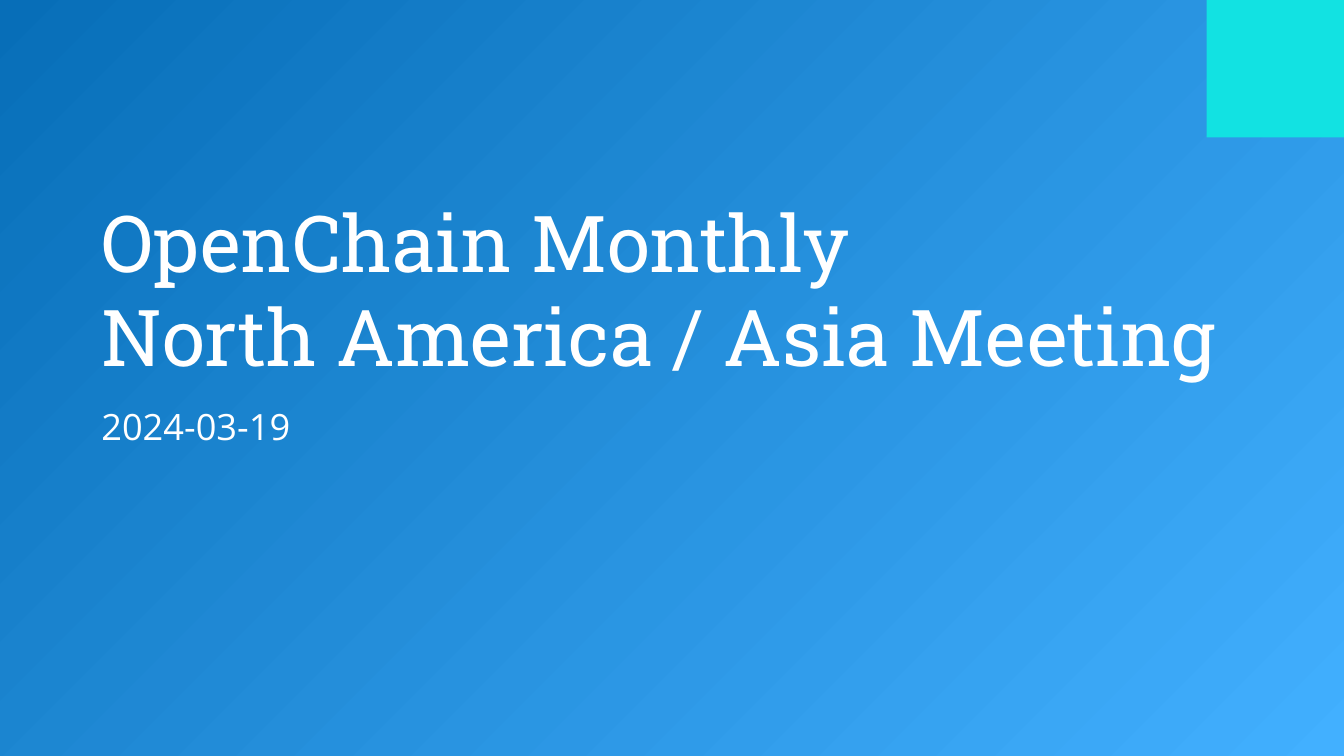
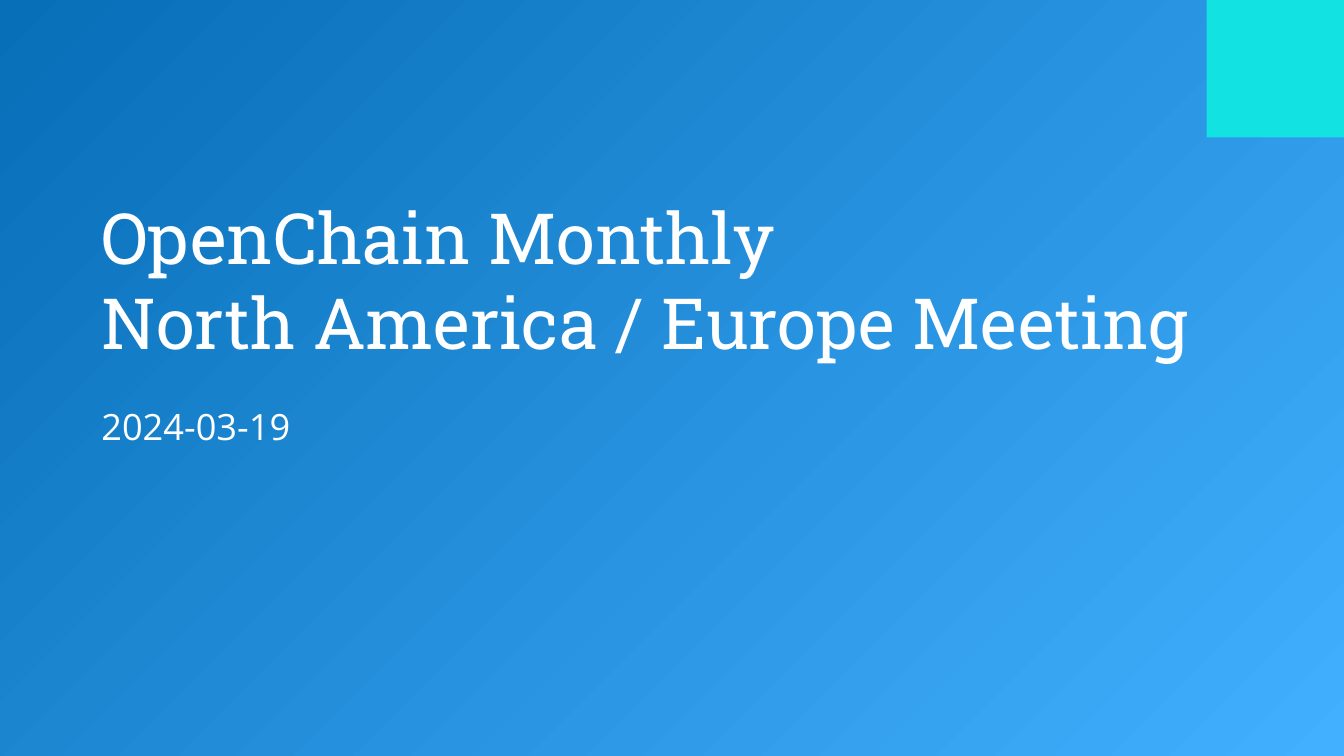
Before and after one commit to OpenChain-Project/Meeting-Slides, a slide deck: slide 1 of Slides/OpenChain-Monthly-Meeting-2024-03-19.pptx. Drawn at 1344x756 pixels with LibreOffice and Linux fonts; fonts in the diff are those of the drawing; background and template pictures are left out. Boxes give left, top, right and bottom in pixels: in the first picture for what was removed or moved away, otherwise in the second. Text is boxed around its words. In the diff, an @@ line names an element or a change of style, - is before the commit and + after.

```diff
--- a/Slides/OpenChain-Monthly-Meeting-2024-03-19.pptx
+++ b/Slides/OpenChain-Monthly-Meeting-2024-03-19.pptx
@@ title at (101,210,1188,364): text changed; size 42 to 37.8 pt @@
-OpenChain Monthly
-North America / Asia Meeting
+OpenChain Monthly
+North America / Europe Meeting
```
Also in this commit, not shown: 1 other slide changed, 1 slide removed.
